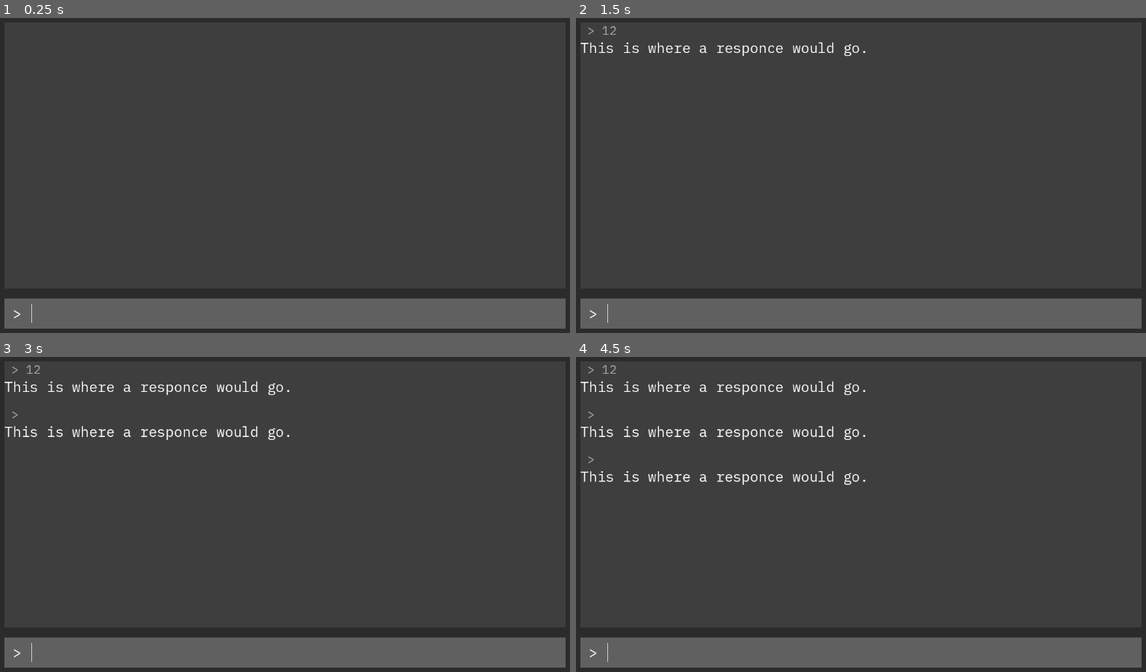
Above: before the commit, frames 1-4 (two rows, left to right).
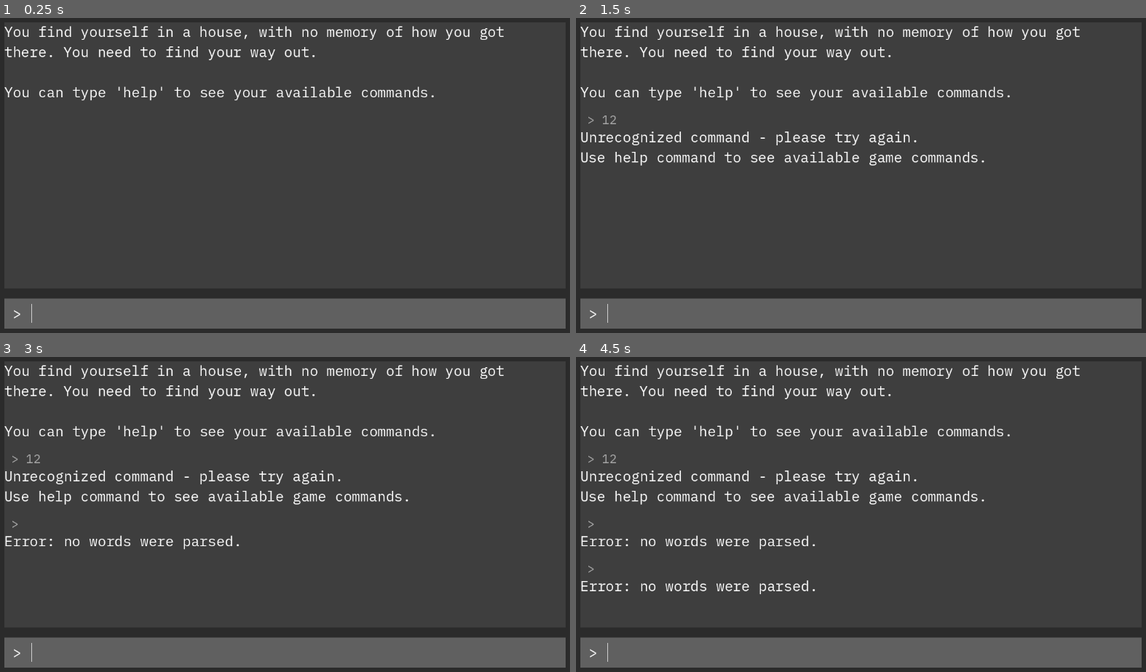
Above: after the commit, the same moments.

Repository: Serious07/Godot-4-Text-game-tutorial
Game: Godot game, scene res://scenes/game.tscn
Two runs of this game, one before a commit and one after it. Both use one fixed random seed, a clock stepped at 60 frames per second and the inputs below.
Inputs (mouse positions are in pixels of both pictures, inside the frame that each line leads up to):
- Up to frame 1 (0.25 s): no input
- Up to frame 2 (1.5 s): click (872, 314) at 0.52 s; type "12" at 0.6 s; tap Enter at 1.25 s
- Up to frame 3 (3 s): tap Space at 2 s; tap Enter at 2.75 s
- Up to frame 4 (4.5 s): tap Space at 3.5 s; tap Enter at 4.25 s

The runs differ from the first frame. In frame 1, 2.1% of the frame differs, in the area x 0-89%, y 2-27%; in frame 2, 3.9%; in frame 3, 4.6%; in frame 4, 5.2%, in the area x 0-89%, y 2-76%.

Commit message:
End of tutorial 6

Diff:
--- /dev/null
+++ b/Scripts/CommandProcessor.gd
@@ -0,0 +1,31 @@
+extends Node
+
+
+func process_command(input: String) -> String:
+	var words = input.split(" ", false)
+	if words.size() == 0:
+		return "Error: no words were parsed."
+
+	var first_word = words[0].to_lower()
+	var second_word = ""
+
+	if words.size() > 1:
+		second_word = words[1].to_lower()
+
+	match first_word:
+		"go":
+			return go(second_word)
+		"help":
+			return help()
+		_:
+			return "Unrecognized command - please try again. \nUse help command to see available game commands."
+
+func go(second_word: String) -> String:
+	if second_word.is_empty():
+		return "Go where?"
+
+	return "You go %s" % second_word
+
+
+func help() -> String:
+	return "You can use these commands: go [location], help"
--- a/Scripts/Game.gd
+++ b/Scripts/Game.gd
@@ -1,12 +1,14 @@
 extends Control
 
 
+const Responce = preload("res://scenes/Responce.tscn")
 const InputResponce = preload("res://scenes/InputResponce.tscn")
 
 @export var max_lines_remembered: int = 30
 
 var max_scroll_lenght := 0
 
+@onready var command_processor = $CommandProcessor
 @onready var hystory_rows = $Background/MarginContainer/Rows/GameInfo/Scroll/HistoryRows
 @onready var scroll = $Background/MarginContainer/Rows/GameInfo/Scroll
 @onready var scrollbar = scroll.get_v_scroll_bar()
@@ -15,6 +17,10 @@
 func _ready() -> void:
 	scrollbar.connect("changed", Callable(self, "handle_scrollbar_changed"))
 	max_scroll_lenght = scrollbar.max_value
+	var starting_message = Responce.instantiate()
+	starting_message.text = "You find yourself in a house, with no memory of how you got there. You need to find your way out.\n\nYou can type 'help' to see your available commands."
+	add_responce_to_game(starting_message)
+
 
 func handle_scrollbar_changed():
 	if max_scroll_lenght != scrollbar.max_value:
@@ -27,9 +33,13 @@
 		return
 
 	var input_responce = InputResponce.instantiate()
-	input_responce.set_text(new_text, "This is where a responce would go.")
-	hystory_rows.add_child(input_responce)
+	var responce = command_processor.process_command(new_text)
+	input_responce.set_text(new_text, responce)
+	add_responce_to_game(input_responce)
 
+
+func add_responce_to_game(responce: Control):
+	hystory_rows.add_child(responce)
 	delete_history_beyond_limit()
 
 
--- /dev/null
+++ b/scenes/InputHistory.tscn
@@ -0,0 +1,9 @@
+[gd_scene load_steps=2 format=3 uid="uid://dl81heau6bsm1"]
+
+[ext_resource type="FontFile" uid="uid://c3dwdsa6ke5fi" path="res://fonts/ttf/IBMPlexMono-Regular.ttf" id="1_hi0a3"]
+
+[node name="InputHistory" type="Label"]
+theme_override_colors/font_color = Color(0.662745, 0.662745, 0.662745, 1)
+theme_override_fonts/font = ExtResource("1_hi0a3")
+theme_override_font_sizes/font_size = 24
+text = " > This is what the user typed"
--- a/scenes/InputResponce.tscn
+++ b/scenes/InputResponce.tscn
@@ -1,21 +1,15 @@
-[gd_scene load_steps=3 format=3 uid="uid://cv7iym1252lh"]
+[gd_scene load_steps=4 format=3 uid="uid://cv7iym1252lh"]
 
 [ext_resource type="Script" path="res://Scripts/InputResponce.gd" id="1_fphff"]
-[ext_resource type="FontFile" uid="uid://c3dwdsa6ke5fi" path="res://fonts/ttf/IBMPlexMono-Regular.ttf" id="1_odp6p"]
+[ext_resource type="PackedScene" uid="uid://dl81heau6bsm1" path="res://scenes/InputHistory.tscn" id="2_5ndo5"]
+[ext_resource type="PackedScene" uid="uid://b5iywf5gy6aub" path="res://scenes/Responce.tscn" id="3_64lxc"]
 
 [node name="InputResponce" type="VBoxContainer"]
 theme_override_constants/separation = 0
 script = ExtResource("1_fphff")
 
-[node name="InputHistory" type="Label" parent="."]
+[node name="InputHistory" parent="." instance=ExtResource("2_5ndo5")]
 layout_mode = 2
-theme_override_colors/font_color = Color(0.662745, 0.662745, 0.662745, 1)
-theme_override_fonts/font = ExtResource("1_odp6p")
-theme_override_font_sizes/font_size = 24
-text = " > This is what the user typed"
 
-[node name="Responce" type="Label" parent="."]
+[node name="Responce" parent="." instance=ExtResource("3_64lxc")]
 layout_mode = 2
-theme_override_fonts/font = ExtResource("1_odp6p")
-theme_override_font_sizes/font_size = 28
-text = "This is what the game will give back"
--- /dev/null
+++ b/scenes/Responce.tscn
@@ -0,0 +1,9 @@
+[gd_scene load_steps=2 format=3 uid="uid://b5iywf5gy6aub"]
+
+[ext_resource type="FontFile" uid="uid://c3dwdsa6ke5fi" path="res://fonts/ttf/IBMPlexMono-Regular.ttf" id="1_pl5nr"]
+
+[node name="Responce" type="Label"]
+theme_override_fonts/font = ExtResource("1_pl5nr")
+theme_override_font_sizes/font_size = 28
+text = "This is what the game will give back"
+autowrap_mode = 3
--- a/scenes/game.tscn
+++ b/scenes/game.tscn
@@ -1,8 +1,9 @@
-[gd_scene load_steps=10 format=3 uid="uid://dv6l6oirocx8c"]
+[gd_scene load_steps=11 format=3 uid="uid://dv6l6oirocx8c"]
 
 [ext_resource type="FontFile" uid="uid://c3dwdsa6ke5fi" path="res://fonts/ttf/IBMPlexMono-Regular.ttf" id="1_26y8w"]
 [ext_resource type="Script" path="res://Scripts/Game.gd" id="1_gpxjs"]
 [ext_resource type="Script" path="res://Scripts/Input.gd" id="1_sd4wn"]
+[ext_resource type="Script" path="res://Scripts/CommandProcessor.gd" id="4_fut5f"]
 
 [sub_resource type="StyleBoxFlat" id="StyleBoxFlat_56d4h"]
 bg_color = Color(0.168627, 0.168627, 0.168627, 1)
@@ -27,6 +28,9 @@
 grow_horizontal = 2
 grow_vertical = 2
 script = ExtResource("1_gpxjs")
+
+[node name="CommandProcessor" type="Node" parent="."]
+script = ExtResource("4_fut5f")
 
 [node name="Background" type="PanelContainer" parent="."]
 layout_mode = 1
@@ -59,6 +63,8 @@
 
 [node name="HistoryRows" type="VBoxContainer" parent="Background/MarginContainer/Rows/GameInfo/Scroll"]
 layout_mode = 2
+size_flags_horizontal = 3
+size_flags_vertical = 3
 theme_override_constants/separation = 20
 
 [node name="InputArea" type="PanelContainer" parent="Background/MarginContainer/Rows"]
